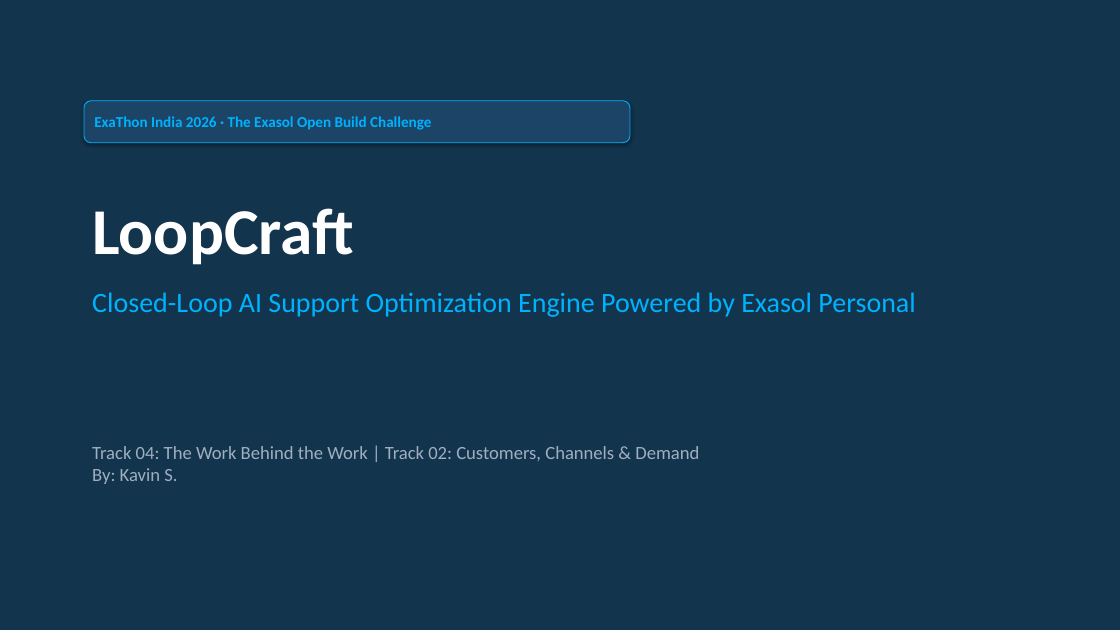
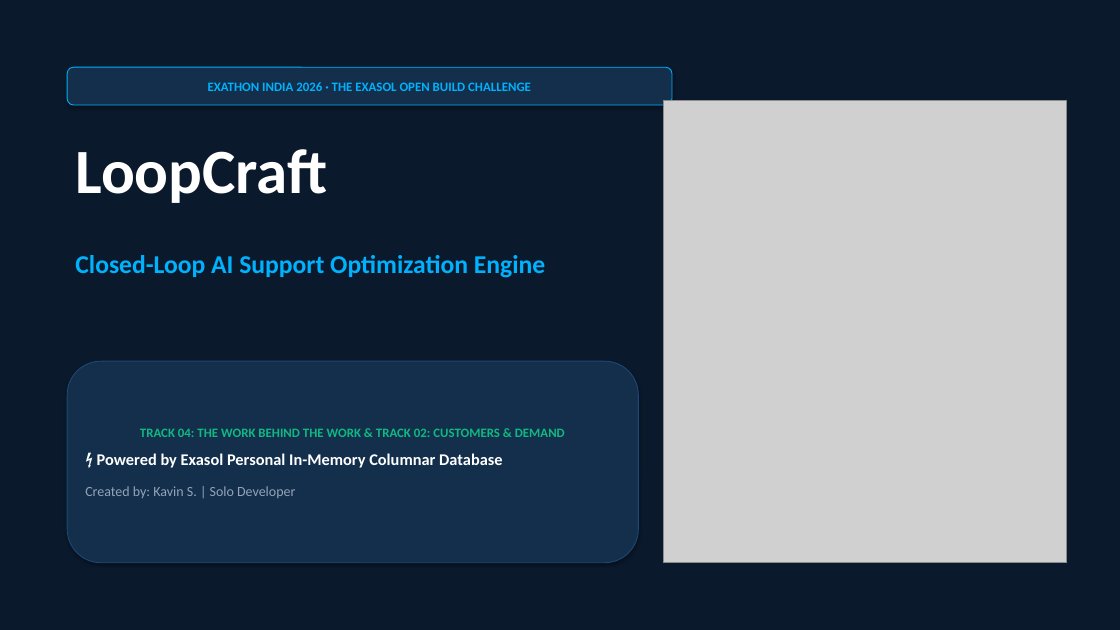
Before and after one commit to kavindon2007/fresh_works_kavin, a slide deck: slide 1 of pitch-deck/LoopCraft_Exathon_2026_Pitch_Deck.pptx. Drawn at 1120x630 pixels with LibreOffice and Linux fonts; fonts in the diff are those of the drawing; grey boxes stand for pictures. Boxes give left, top, right and bottom in pixels: in the first picture for what was removed or moved away, otherwise in the second. Text is boxed around its words. In the diff, an @@ line names an element or a change of style, - is before the commit and + after.

```diff
--- a/pitch-deck/LoopCraft_Exathon_2026_Pitch_Deck.pptx
+++ b/pitch-deck/LoopCraft_Exathon_2026_Pitch_Deck.pptx
@@ rectangle at bbox=[0, 0, 1120, 630]: fill #12344D to #0B192C; outline #12344D 0.75 pt to #0B192C 0.75 pt @@
@@ rounded rectangle "EXATHON INDIA 2026 · THE ...": place and size @@
-rounded rectangle "EXATHON INDIA 2026 · THE ..." at bbox=[84, 101, 630, 143]
+rounded rectangle "EXATHON INDIA 2026 · THE ..." at bbox=[67, 67, 672, 105]
@@ rounded rectangle "EXATHON INDIA 2026 · THE ..." at bbox=[67, 67, 672, 105]: fill #1B4466 to #132F4C @@
@@ text in rounded rectangle at bbox=[208, 82, 531, 91]: text changed; size 13 to 11 pt @@
-ExaThon India 2026 · The Exasol Open Build Challenge
+EXATHON INDIA 2026 · THE EXASOL OPEN BUILD CHALLENGE
@@ picture added at bbox=[664, 101, 1067, 563] @@
@@ text added at bbox=[75, 149, 327, 203], 54 pt, text #FFFFFF, bold @@
+LoopCraft
@@ text at bbox=[75, 255, 545, 278]: text changed; size 24 to 22 pt; bold on @@
-LoopCraft
-Closed-Loop AI Support Optimization Engine Powered by Exasol Personal
+Closed-Loop AI Support Optimization Engine
@@ rounded rectangle "TRACK 04: THE WORK BEHIND ...": place and size @@
-rounded rectangle "TRACK 04: THE WORK BEHIND ..." at bbox=[92, 446, 699, 484]
+rounded rectangle "TRACK 04: THE WORK BEHIND ..." at bbox=[67, 361, 639, 563]
@@ rounded rectangle "TRACK 04: THE WORK BEHIND ..." at bbox=[67, 361, 639, 563]: vertical alignment top to middle; fill none to #132F4C; outline none to #1E4976 0.75 pt; shadow on @@
@@ text in rounded rectangle at bbox=[85, 428, 565, 498]: text changed; size 16 to 11 pt; text colour #A0AEC0 to #10B981; bold on @@
-Track 04: The Work Behind the Work | Track 02: Customers, Channels & Demand
-By: Kavin S.
+TRACK 04: THE WORK BEHIND THE WORK & TRACK 02: CUSTOMERS & DEMAND
+⚡ Powered by Exasol Personal In-Memory Columnar Database
+Created by: Kavin S. | Solo Developer
```
Also in this commit, not shown: 1 other slide changed, 10 slides added, 9 slides removed, 3 other files.
